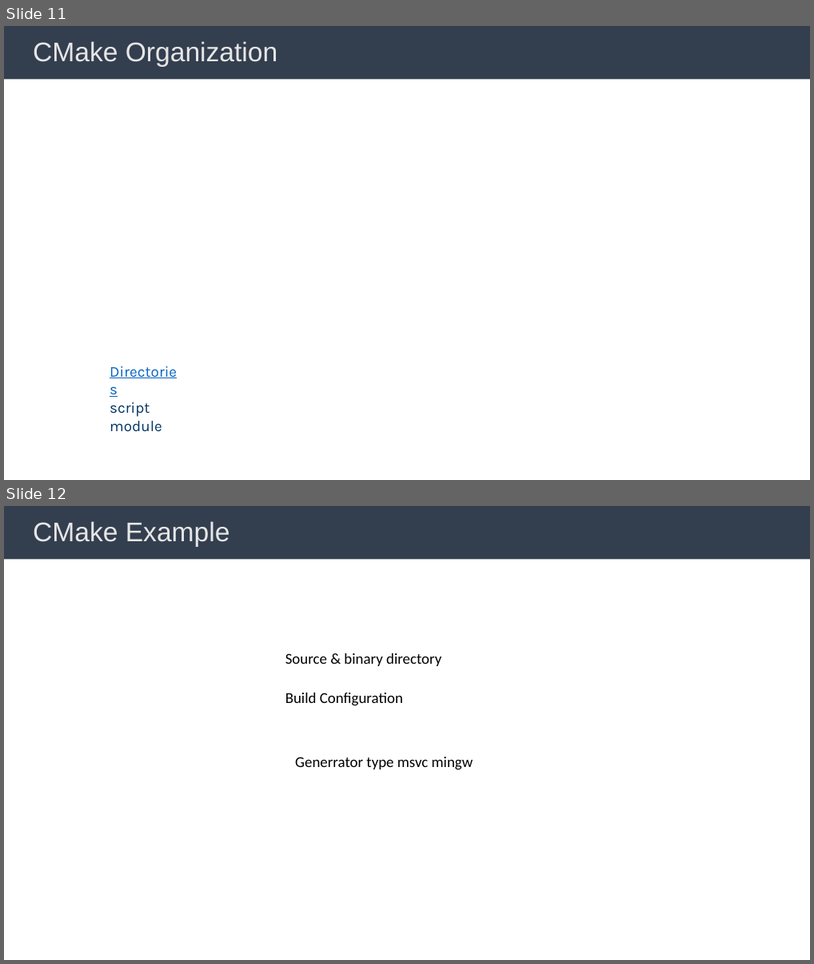
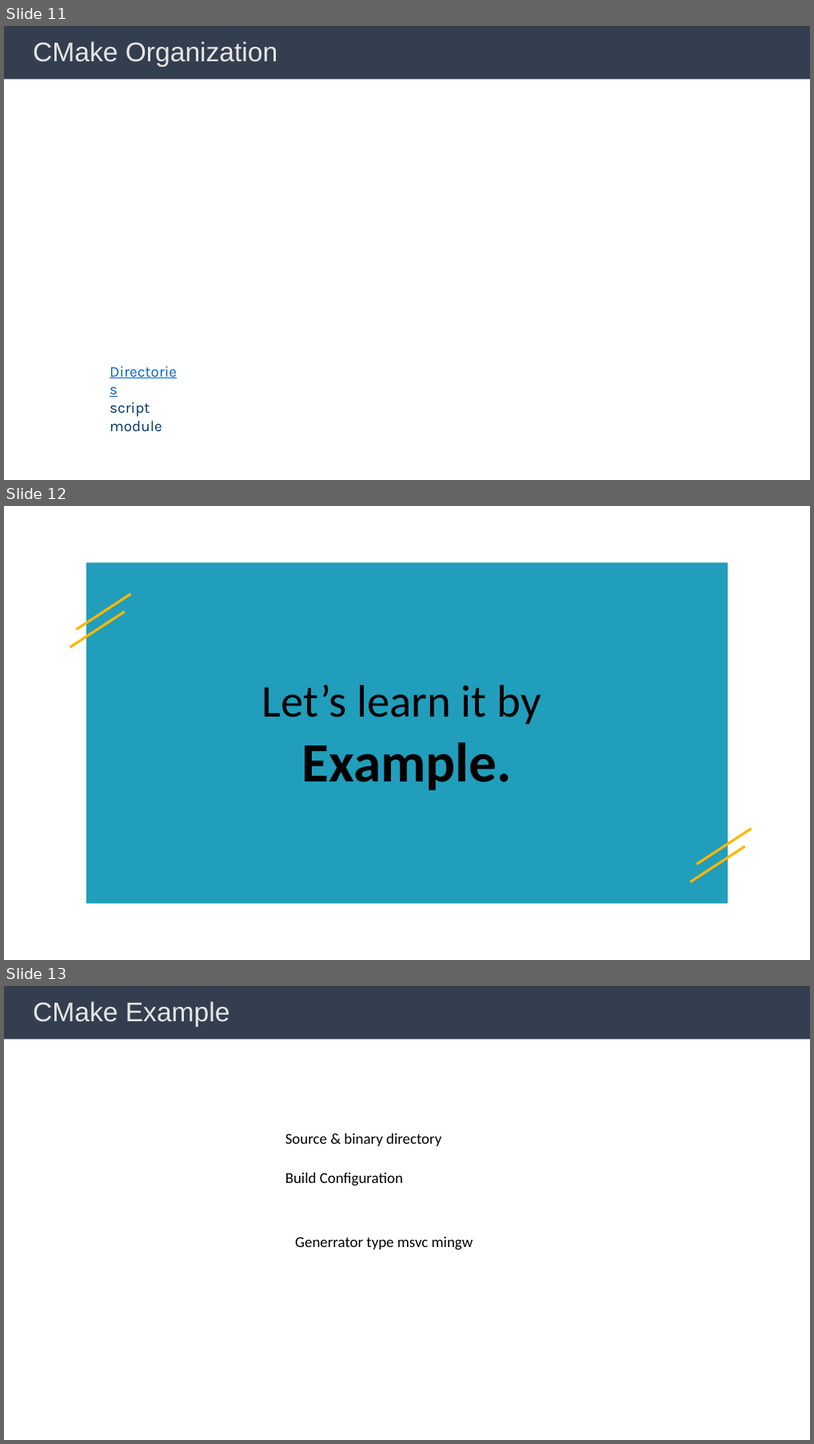
Before and after one commit to BingHanLin/Learn_Modern_CMake, a slide deck: cmake notes.pptx. Shown one above the other, each under a label of ours: slides 11 and 12 before the commit, slides 11, 12 and 13 after it. The pictures are 814x964 and 814x1444 pixels, drawn with LibreOffice and Linux fonts; fonts in the diff are those of the drawing; background and template pictures are left out. Boxes give left, top, right and bottom in pixels: in the first picture for what was removed or moved away, otherwise in the second. Text is boxed around its words. In the diff, an @@ line names an element or a change of style, - is before the commit and + after.

```diff
--- a/cmake notes.pptx
+++ b/cmake notes.pptx
@@ slide 12 added at bbox=[4, 506, 810, 960], background #FFFFFF @@
@@ rectangle added at bbox=[86, 562, 728, 903], fill #219EBC @@
@@ line added from (131, 594) to (77, 629), #FFB703 3 pt @@
@@ line added from (124, 612) to (70, 647), #FFB703 3 pt @@
@@ text added at bbox=[262, 684, 542, 790], 54 pt, text #000000 @@
+Let’s learn it by
+Example.
@@ line added from (752, 828) to (698, 864), #FFB703 3 pt @@
@@ line added from (746, 846) to (690, 882), #FFB703 3 pt @@
@@ what was slide 12 is now slide 13 @@
```
Also in this commit, not shown: 5 slides changed, 1 other slide added, 1 slide removed, 3 other files.
